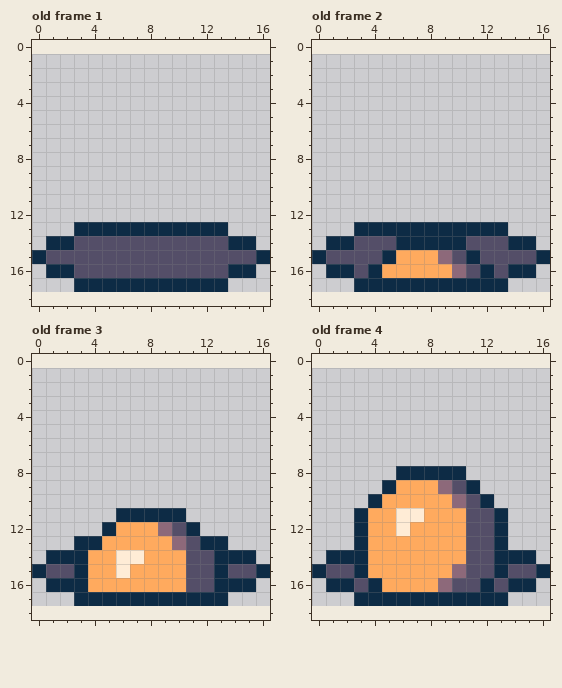
Pixel-art file: Assets/Sprites/turret_spawn_anim.aseprite. The picture above is the old version.
17x17 pixels, 8 frames. Shown: old frame 1, old frame 2, old frame 3, old frame 4. The old version is drawn lined up with the new one, on the new canvas. The commit also changed other frames, which this record leaves out.
New version:
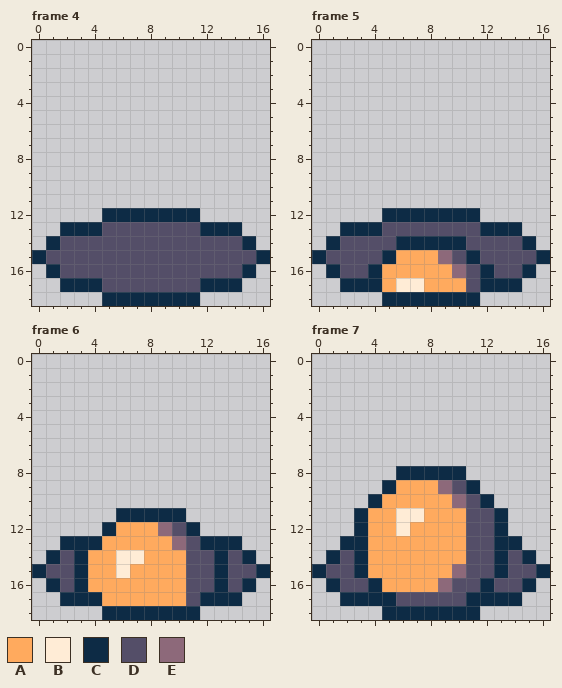
Palette (. is transparent): A #ffaa5e  B #ffecd6  C #0d2b45  D #544e68  E #8d697a
A new or re-ordered frame is compared with the old frame closest to it.
What changed:
canvas 17x17 -> 17x19, the old top-left corner now at 0,1
frames re-ordered
Frame 4 against old frame 1:
Colour C is added in row 12 at x 5 to 11; in row 13 at x 2 and 14; in row 17 at x 2 and 14; in row 18 at x 5 to 11.
Colour D replaces colour C in row 13 at x 5 to 11; in row 14 at x 2 and 14; in row 16 at x 2 and 14; in row 17 at x 5 to 11.
Frame 5 against old frame 2:
Colour A replaces colour C in row 17 at x 5 and 8 to 10.
Colour B replaces colour C in row 17 at x 6 to 7.
Colour C is added in row 12 at x 5 to 11; in row 13 at x 2 and 14; in row 17 at x 2 and 14; in row 18 at x 5 to 11.
Colour D replaces colour C in row 13 at x 5 to 11; in row 14 at x 2 and 14; in row 16 at x 2 and 14; in row 17 at x 11.
Frame 6 against old frame 3:
Colour A replaces colour C in row 17 at x 5 to 10.
Colour C is added in row 13 at x 2 and 14; in row 17 at x 2 and 14; in row 18 at x 5 to 11.
Colour D replaces colour C in row 14 at x 2 and 14; in row 16 at x 2 and 14; in row 17 at x 11.
Frame 7 against old frame 4:
Colour C is added in row 13 at x 2 and 14; in row 17 at x 2 and 14; in row 18 at x 5 to 11.
Colour D replaces colour C in row 14 at x 2 and 14; in row 16 at x 2 and 14; in row 17 at x 6 to 10.
Where, in picture pixels (left, top, right, bottom), the same in both pictures:
changed: (60, 208, 242, 306)
changed: (340, 208, 522, 306)
changed: (60, 536, 242, 620)
changed: (340, 536, 522, 620)
